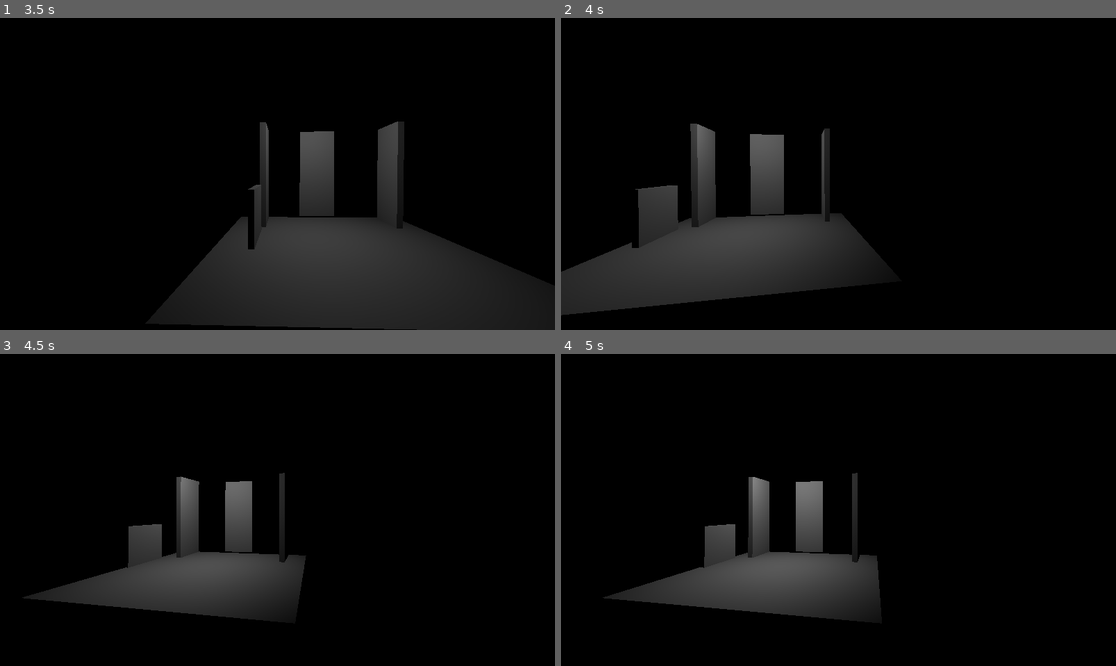
Above: before the commit, frames 1-4 (two rows, left to right).
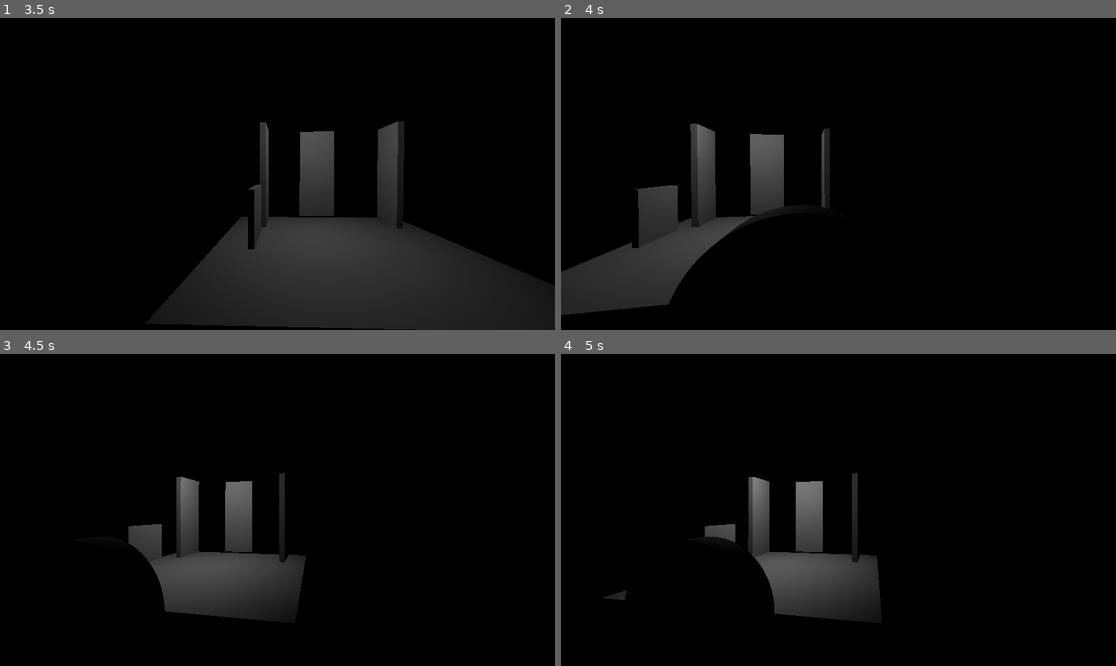
Above: after the commit, the same moments.

Repository: BradyKearley/CUGlobalGameJam2026
Game: Godot game, scene res://Tscn/Player/TestMap.tscn
Same seed, same stepped clock (60 frames per second), same inputs: the game is played once before the commit and once after it.
Inputs (mouse positions are in pixels of both pictures, inside the frame that each line leads up to):
- Up to frame 1 (3.5 s): tap Enter at 0.5 s; move the mouse to (305, 174) at 0.52 s; hold A (A) 0.53-1.28 s; tap D (D) at 0.8, 1.35, 3.05 s; move the mouse to (249, 174) at 1.27 s; tap S (S) at 1.55 s; tap Space at 2 s; move the mouse to (288, 167) at 2.02 s; hold S (S) 2.03-2.78 s; tap A (A) at 2.3, 2.85 s; move the mouse to (271, 180) at 2.77 s
- Up to frame 2 (4 s): tap Enter at 3.5 s; move the mouse to (877, 177) at 3.52 s; hold D (D) from 3.53 s (still down); tap S (S) at 3.8 s
- Up to frame 3 (4.5 s): move the mouse to (233, 506) at 4.27 s; release D (D) at 4.28 s; tap E (Interact) at 4.35 s
- Up to frame 4 (5 s): tap A (A) at 4.55 s

Frame 1 is identical in both runs. In frame 2, 7.2% of the frame differs, in the area x 19-58%, y 60-92%; in frame 3, 2.3%; in frame 4, 3.5%.

Commit message:
Clock stuff

Diff:
--- a/Tscn/Clock.tscn
+++ b/Tscn/Clock.tscn
@@ -1,8 +1,14 @@
 [gd_scene format=3 uid="uid://b0dvaq7xi83ms"]
+
+[ext_resource type="Script" uid="uid://c8adcdwly74fo" path="res://Tscn/marker_3d.gd" id="1_1uqh6"]
+[ext_resource type="Material" uid="uid://yjeanh1o4gtq" path="res://Materials/ClockHand.tres" id="1_rqhue"]
+[ext_resource type="AudioStream" uid="uid://bq2jx6xqlnugu" path="res://SFX/CLOCKChim-The_antique_clock_ch-Elevenlabs.mp3" id="3_k3hab"]
 
 [sub_resource type="MultiMesh" id="MultiMesh_1uqh6"]
 
 [sub_resource type="CylinderMesh" id="CylinderMesh_k3hab"]
+
+[sub_resource type="BoxMesh" id="BoxMesh_rqhue"]
 
 [node name="MultiMeshInstance3D" type="MultiMeshInstance3D" unique_id=2027109289]
 multimesh = SubResource("MultiMesh_1uqh6")
@@ -10,3 +16,24 @@
 [node name="MeshInstance3D" type="MeshInstance3D" parent="." unique_id=1041546787]
 transform = Transform3D(1, 0, 0, 0, -4.371139e-09, -1, 0, 0.1, -4.371139e-08, 0, 0, 0)
 mesh = SubResource("CylinderMesh_k3hab")
+
+[node name="Marker3D" type="Marker3D" parent="." unique_id=519138211]
+transform = Transform3D(1, 0, 0, 0, 1, 0, 0, 0, 1, -0.006, 0, 0)
+script = ExtResource("1_1uqh6")
+loopRatio = 1
+
+[node name="MeshInstance3D" type="MeshInstance3D" parent="Marker3D" unique_id=1560183082]
+transform = Transform3D(0.030342527, 0, 0, 0, 0.38294536, 0, 0, 0, -0.06765894, 0, 0.24603906, 0.103548616)
+material_override = ExtResource("1_rqhue")
+mesh = SubResource("BoxMesh_rqhue")
+
+[node name="ClockSound" type="AudioStreamPlayer3D" parent="Marker3D" unique_id=1378167526]
+transform = Transform3D(1, 0, 0, 0, 1, 0, 0, 0, 1, 0.006, 0, 0)
+stream = ExtResource("3_k3hab")
+max_distance = 50.0
+
+[node name="Timer" type="Timer" parent="Marker3D" unique_id=1642276279]
+wait_time = 80.0
+autostart = true
+
+[connection signal="timeout" from="Marker3D/Timer" to="Marker3D" method="_on_timer_timeout"]
--- a/Tscn/Player/TestMap.tscn
+++ b/Tscn/Player/TestMap.tscn
@@ -7,6 +7,7 @@
 [ext_resource type="AudioStream" uid="uid://ccjwl4owkctve" path="res://SFX/RedMaskLady.mp3" id="5_fwsup"]
 [ext_resource type="AudioStream" uid="uid://bu0gm2nynk5pc" path="res://SFX/YellowMaskLady.mp3" id="6_185ci"]
 [ext_resource type="PackedScene" uid="uid://rwrj2kpqpx2o" path="res://Tscn/game_manager.tscn" id="7_un6sn"]
+[ext_resource type="PackedScene" uid="uid://b0dvaq7xi83ms" path="res://Tscn/Clock.tscn" id="8_viy3q"]
 
 [sub_resource type="BoxMesh" id="BoxMesh_trbfg"]
 
@@ -51,3 +52,6 @@
 voice = ExtResource("6_185ci")
 
 [node name="GameManager" parent="." unique_id=1276094089 instance=ExtResource("7_un6sn")]
+
+[node name="MultiMeshInstance3D" parent="." unique_id=2027109289 instance=ExtResource("8_viy3q")]
+transform = Transform3D(-0.99979645, 0, 0.020174716, 0, 1, 0, -0.020174716, 0, -0.99979645, 0, 0.3602643, 2.5015182)
--- a/Tscn/game_manager.tscn
+++ b/Tscn/game_manager.tscn
@@ -6,7 +6,7 @@
 script = ExtResource("1_mjoiu")
 
 [node name="GameLoopTimer" type="Timer" parent="." unique_id=1146591328]
-wait_time = 10.0
+wait_time = 120.0
 autostart = true
 
 [node name="DeathTimer" type="Timer" parent="." unique_id=1877924415]
--- /dev/null
+++ b/Tscn/marker_3d.gd
@@ -0,0 +1,13 @@
+extends Marker3D
+@export var loopRatio: int
+func _ready():
+	var tween = create_tween()
+	tween.set_loops()
+	tween.tween_method(_rotate_z, 0.0, 360.0, loopRatio* 120.0)
+
+func _rotate_z(angle_degrees: float):
+	rotation.z = -deg_to_rad(angle_degrees)
+
+
+func _on_timer_timeout() -> void:
+	$ClockSound.play()
Not shown, added: SFX/CLOCKChim-The_antique_clock_ch-Elevenlabs.mp3.import
Not shown, added: Tscn/marker_3d.gd.uid
